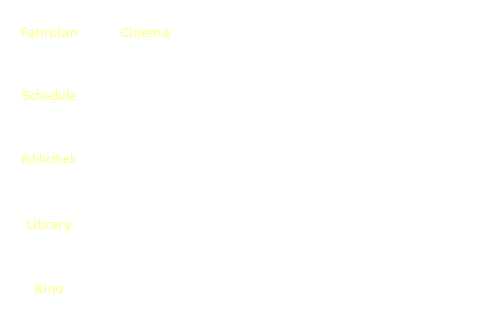
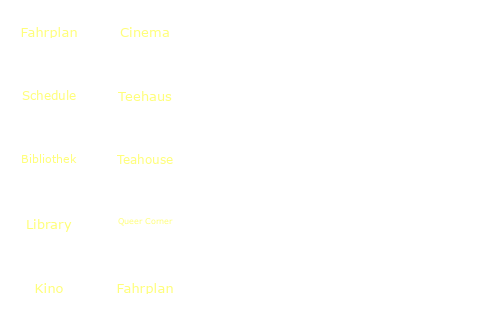
Layers edited between the first and the second 480×320 image:
added layer "fahrplan #9" above "fahrplan #8" over [left=117, top=154, right=173, bottom=164]
added layer "fahrplan #8" above "fahrplan #7" over [left=118, top=218, right=173, bottom=226]
added layer "fahrplan #7" above "fahrplan #6" over [left=117, top=283, right=173, bottom=294]
added layer "fahrplan #6" above "fahrplan" over [left=118, top=91, right=172, bottom=101]
